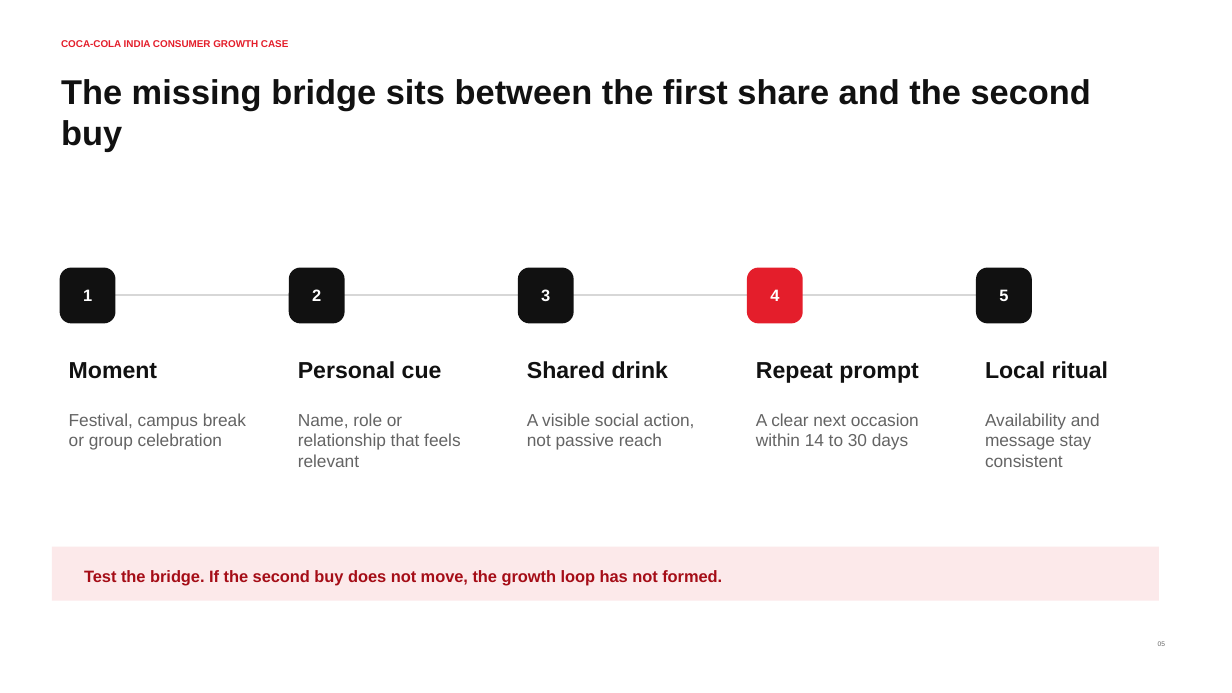
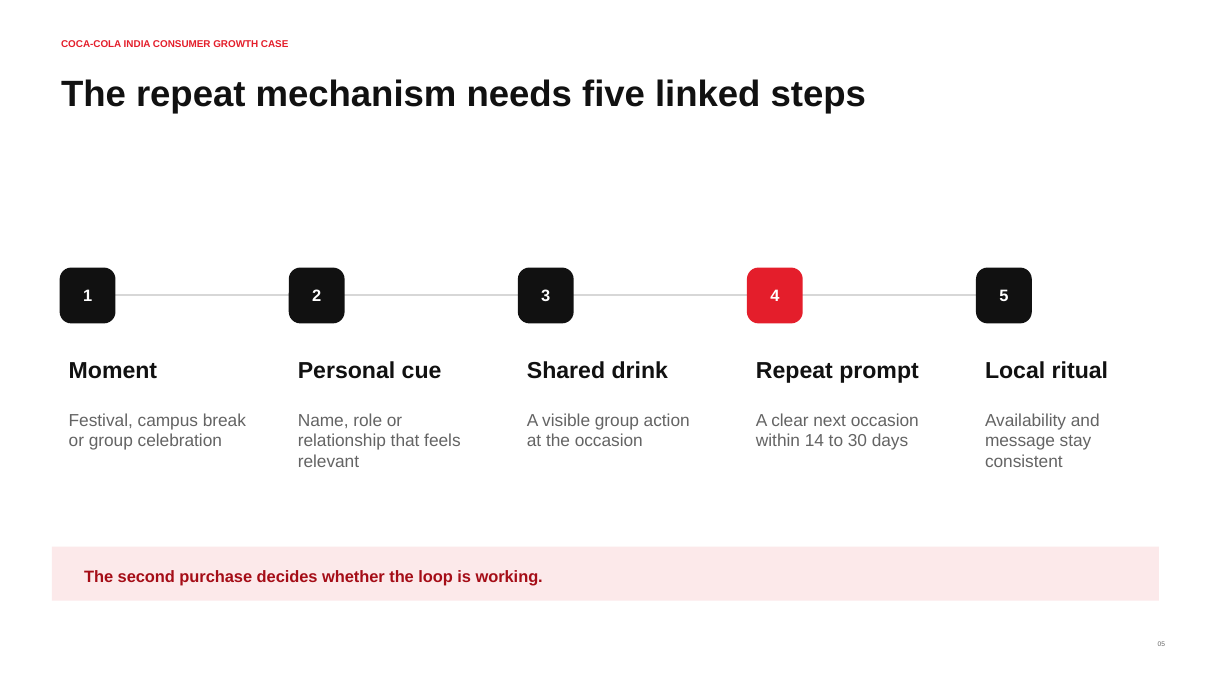
Before and after one commit to Kayofficial101/coca-cola-india-consumer-growth-case, a slide deck: slide 5 of deck/coca-cola-india-occasion-to-habit-case.pptx. Drawn at 1232x693 pixels with LibreOffice and Linux fonts; fonts in the diff are those of the drawing. Boxes give left, top, right and bottom in pixels: in the first picture for what was removed or moved away, otherwise in the second. Text is boxed around its words. In the diff, an @@ line names an element or a change of style, - is before the commit and + after.

```diff
--- a/deck/coca-cola-india-occasion-to-habit-case.pptx
+++ b/deck/coca-cola-india-occasion-to-habit-case.pptx
@@ text at [61, 79, 866, 113]: text changed; size 26.9 to 28.5 pt @@
-The missing bridge sits between the first share and the second buy
+The repeat mechanism needs five linked steps
@@ text at [527, 413, 690, 446]: text changed @@
-A visible social action, not passive reach
+A visible group action at the occasion
@@ text at [84, 570, 543, 585]: text changed @@
-Test the bridge. If the second buy does not move, the growth loop has not formed.
+The second purchase decides whether the loop is working.
```
Also in this commit, not shown: 9 other slides changed, 4 other files.
